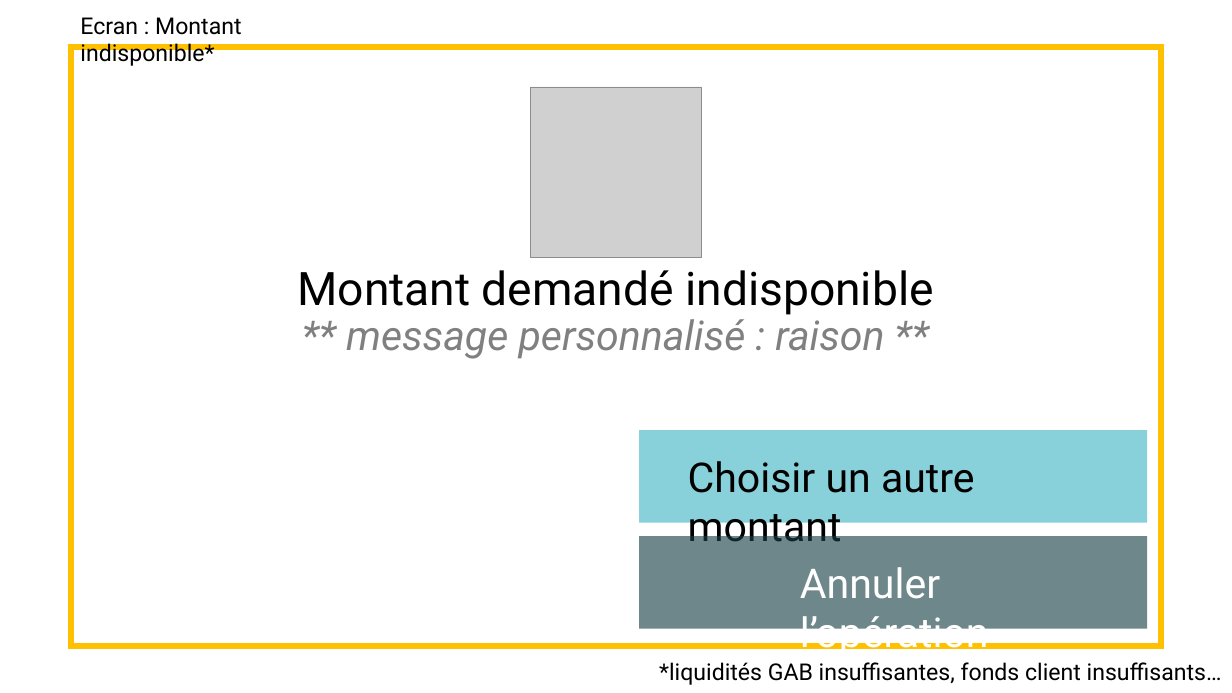
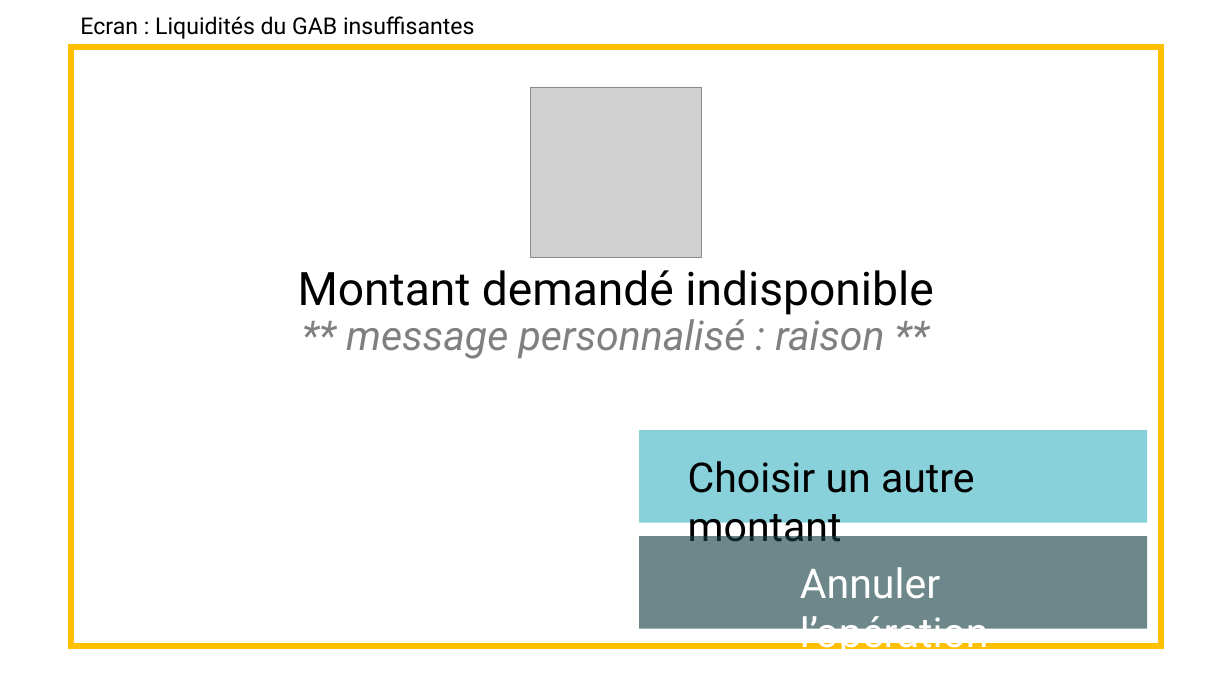
Before and after one commit to Whyuki/CDA_2005, a slide deck: slide 11 of FOAD_Unified_Process/GAB/maquettage et diagramme de navigabilité_GAB_retirer de l'argent dont s'identifier.pptx. Drawn at 1232x693 pixels with LibreOffice and Linux fonts; fonts in the diff are those of the drawing; grey boxes stand for pictures. Boxes give left, top, right and bottom in pixels: in the first picture for what was removed or moved away, otherwise in the second. Text is boxed around its words. In the diff, an @@ line names an element or a change of style, - is before the commit and + after.

```diff
--- a/FOAD_Unified_Process/GAB/maquettage et diagramme de navigabilité_GAB_retirer de l'argent dont s'identifier.pptx
+++ b/FOAD_Unified_Process/GAB/maquettage et diagramme de navigabilité_GAB_retirer de l'argent dont s'identifier.pptx
@@ text at (x1=80, y1=16, x2=475, y2=39): text changed @@
-Ecran : Montant indisponible*
+Ecran : Liquidités du GAB insuffisantes
@@ text removed at (x1=659, y1=662, x2=1222, y2=685) @@
-*liquidités GAB insuffisantes, fonds client insuffisants…
```
Also in this commit, not shown: 3 other slides changed, 3 slides removed, 2 other files.
